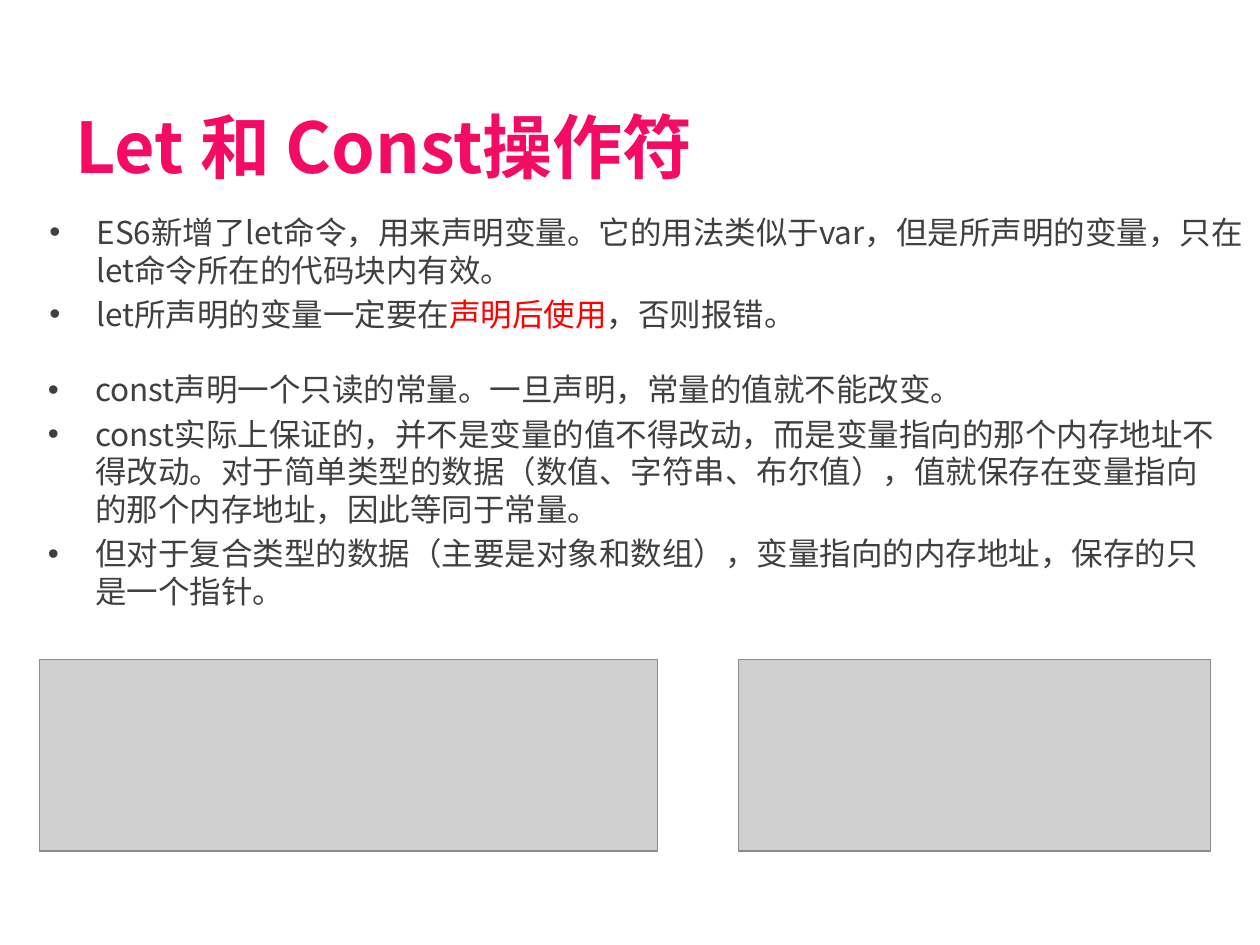
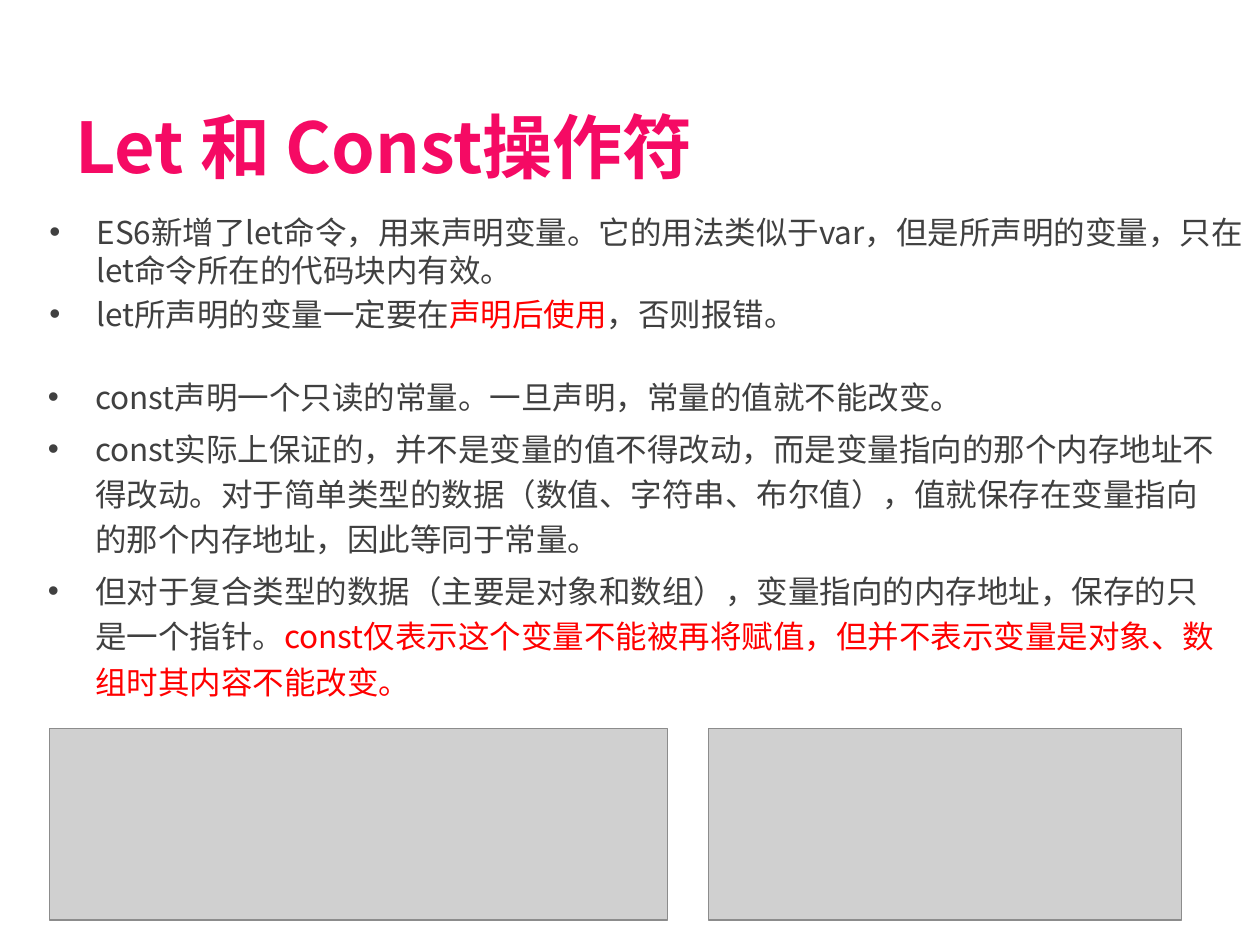
Before and after one commit to weianzi/ES6, a slide deck: slide 5 of ES6.pptx. Drawn at 1260x945 pixels with LibreOffice and Linux fonts; fonts in the diff are those of the drawing; grey boxes stand for pictures; background and template pictures are left out. Boxes give left, top, right and bottom in pixels: in the first picture for what was removed or moved away, otherwise in the second. Text is boxed around its words. In the diff, an @@ line names an element or a change of style, - is before the commit and + after.

```diff
--- a/ES6.pptx
+++ b/ES6.pptx
@@ text at <box>95,382,1214,554</box>: line spacing 1 to 1.2 @@
@@ text at <box>95,576,1214,651</box>: text changed; text colour #404040 to #FF0000 @@
-    • 但对于复合类型的数据（主要是对象和数组），变量指向的内存地址，保存的只是一个指针。
+    • 但对于复合类型的数据（主要是对象和数组），变量指向的内存地址，保存的只是一个指针。const仅表示这个变量不能被再将赋值，但并不表示变量是对象、数组时其内容不能改变。
@@ picture: place and size @@
-picture at <box>39,659,658,850</box>
+picture at <box>49,728,668,920</box>
@@ picture: place and size @@
-picture at <box>738,659,1211,850</box>
+picture at <box>709,728,1182,920</box>
```
Also in this commit, not shown: 3 other slides changed, 1 slide added, 1 slide removed.
